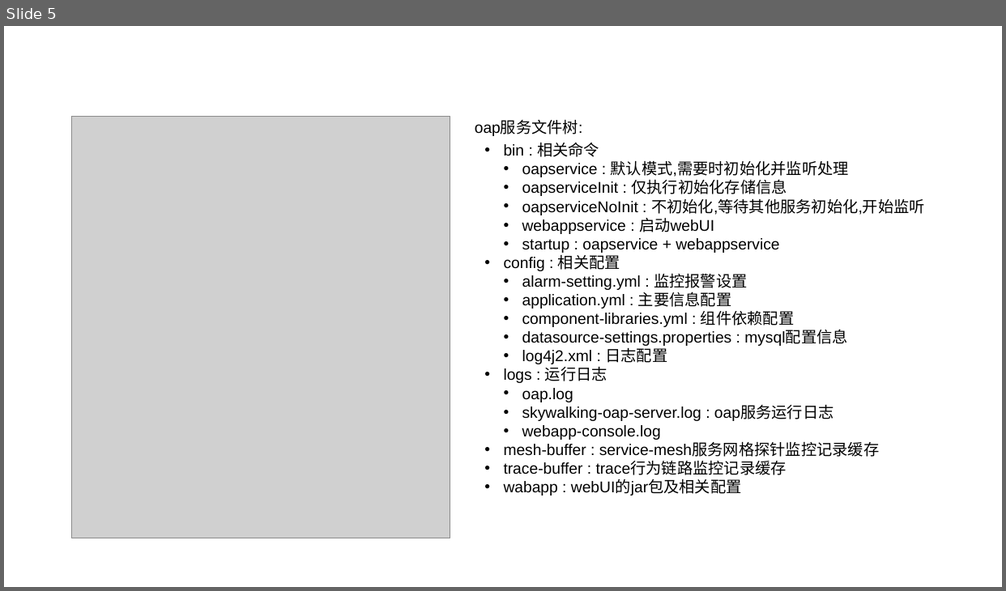
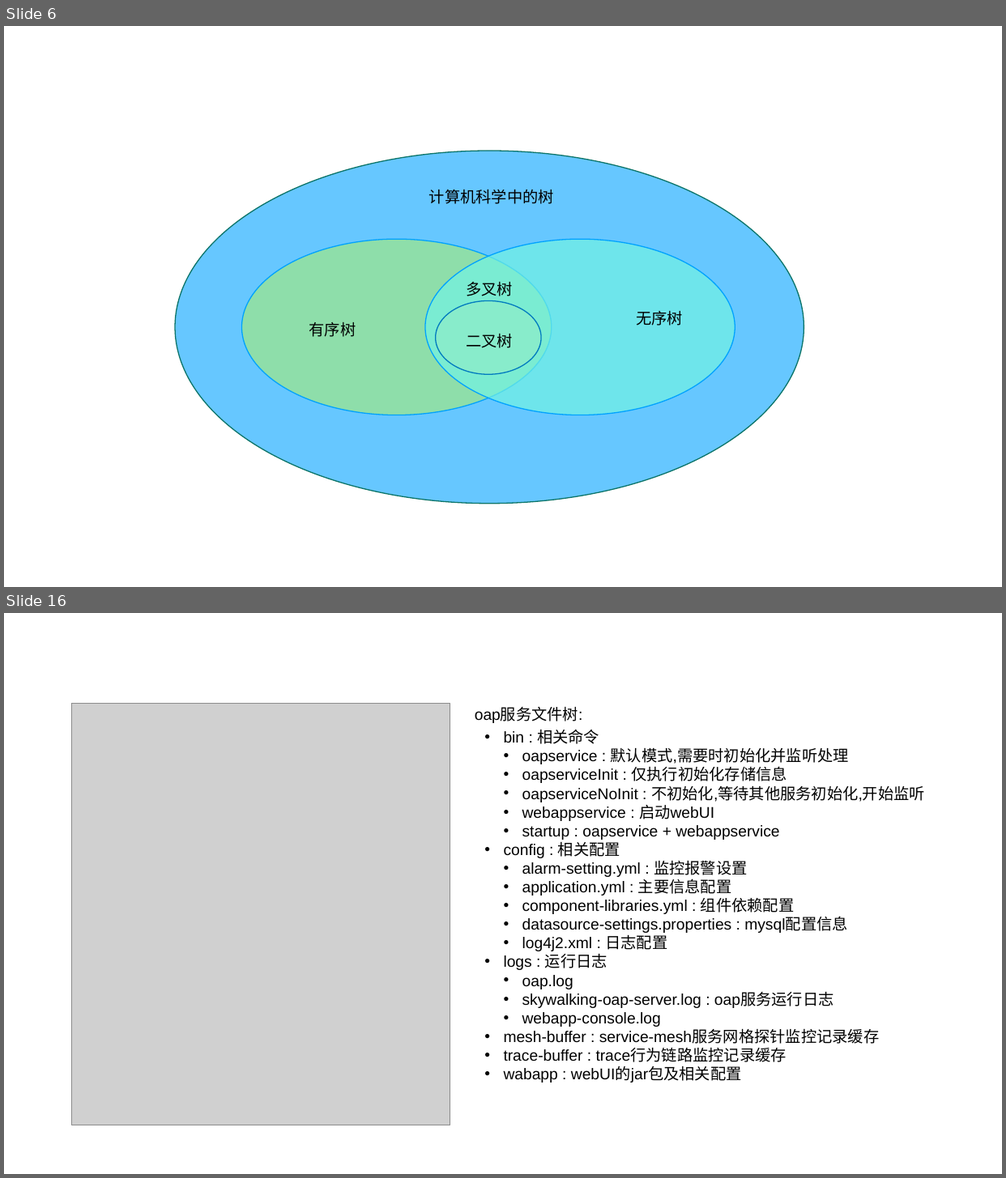
Before and after one commit to ainilili/data-structure-trees-demo, a slide deck: 数据结构之树.pptx. Shown one above the other, each under a label of ours: slide 5 before the commit, slides 6 and 16 after it; the slides between them are not shown. The pictures are 1006x591 and 1006x1178 pixels, drawn with LibreOffice and Linux fonts; fonts in the diff are those of the drawing; grey boxes stand for pictures; background and template pictures are left out. Boxes give left, top, right and bottom in pixels: in the first picture for what was removed or moved away, otherwise in the second. Text is boxed around its words. In the diff, an @@ line names an element or a change of style, - is before the commit and + after.

```diff
--- a/数据结构之树.pptx
+++ b/数据结构之树.pptx
@@ slide 6 added at box(4, 26, 1002, 587), background picture (left out) @@
@@ ellipse added at box(175, 151, 803, 503), fill #66C7FF, outline #0B7468 2 pt @@
@@ text added at box(429, 189, 554, 204), 30 pt, text #000000 @@
+计算机科学中的树
@@ ellipse added at box(241, 239, 551, 416), fill #A0E886 at 70% opacity, outline #00A2FF 2 pt @@
@@ ellipse added at box(425, 239, 735, 416), fill #72F2E3 at 70% opacity, outline #00A2FF 2 pt @@
@@ text added at box(466, 282, 513, 297), 30 pt, text #000000 @@
+多叉树
@@ ellipse added at box(436, 301, 541, 375), fill #C0EFAF at 20% opacity, outline #0079BF 2 pt @@
@@ text added at box(636, 311, 683, 326), 30 pt, text #000000 @@
+无序树
@@ text added at box(309, 322, 356, 337), 30 pt, text #000000 @@
+有序树
@@ text added at box(466, 334, 513, 348), 30 pt, text #000000 @@
+二叉树
@@ what was slide 5 is now slide 16 @@
```
Also in this commit, not shown: 14 other slides added, 4 slides removed.
